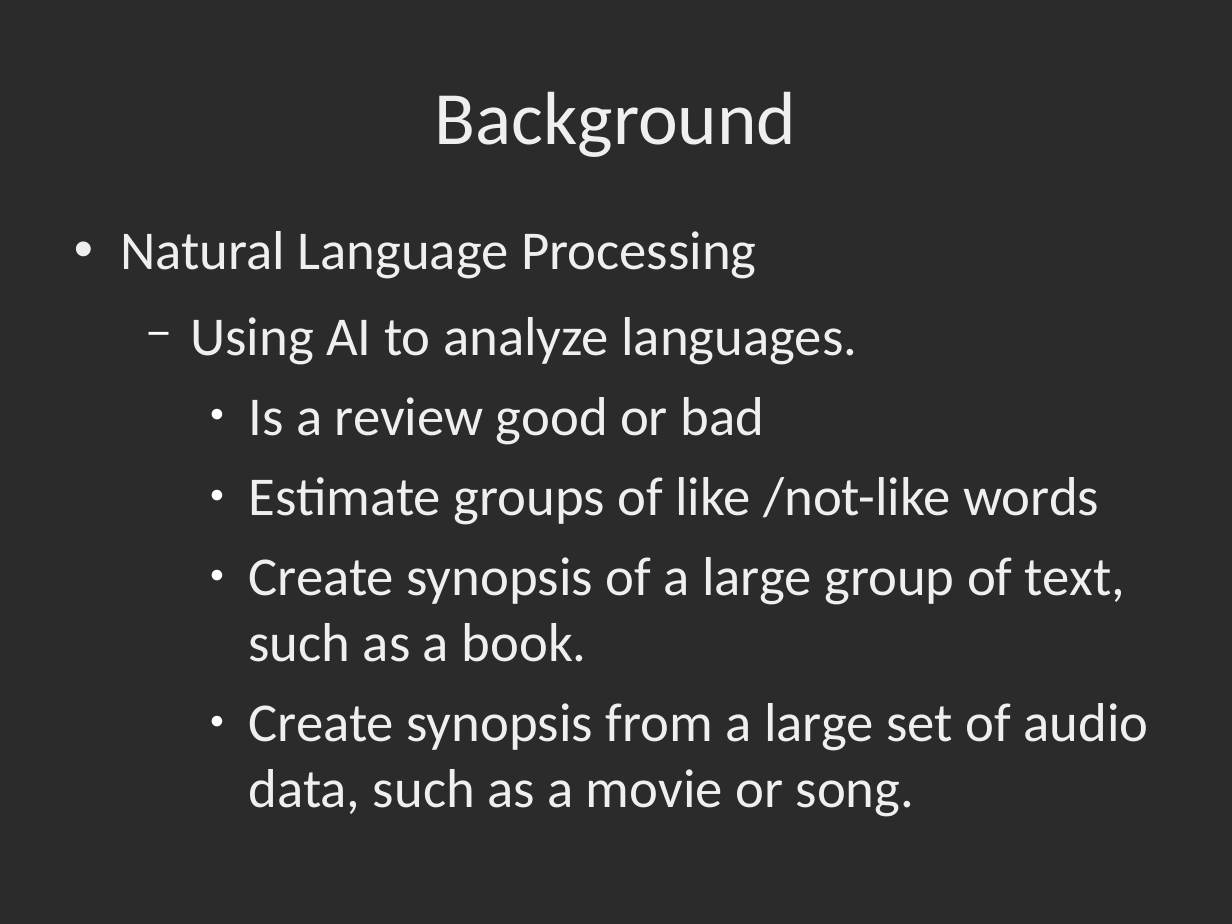
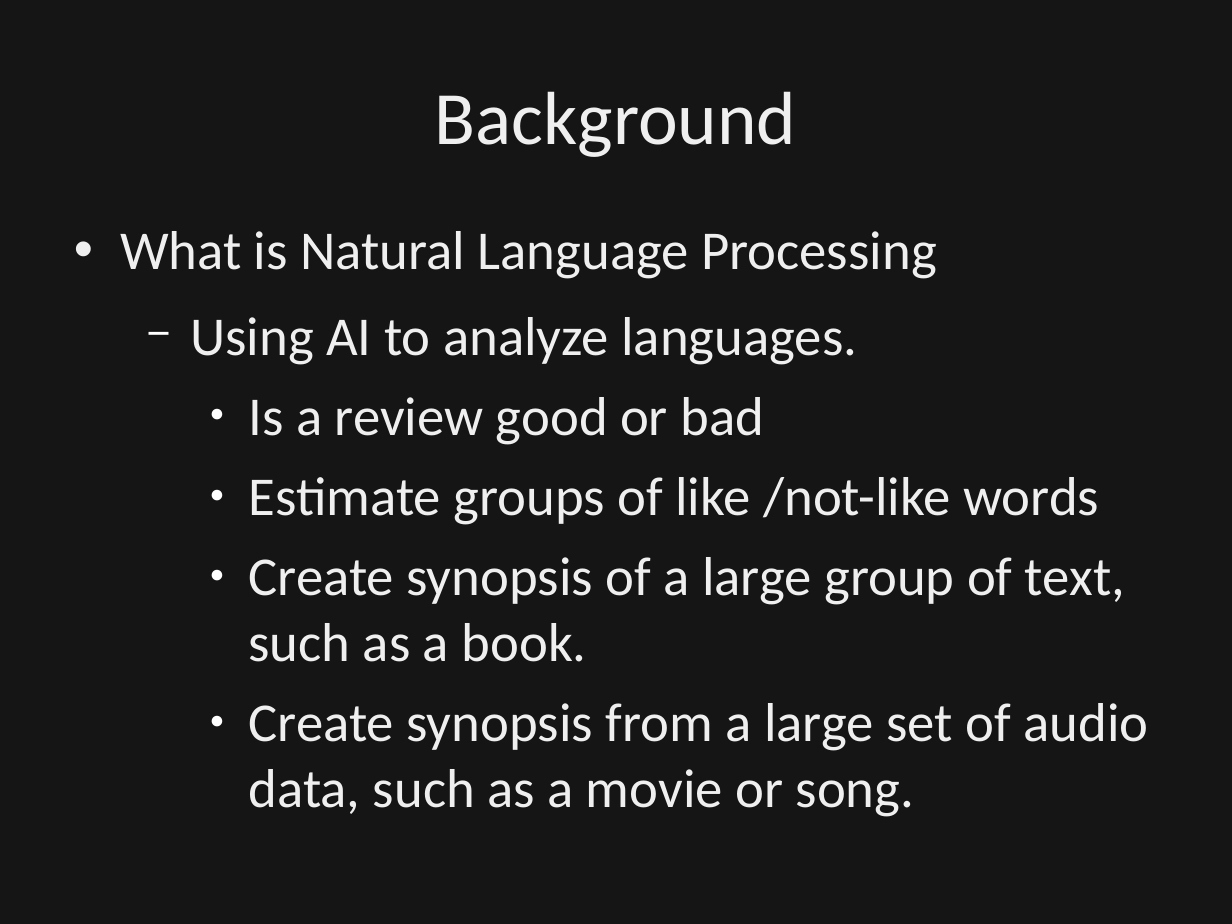
Before and after one commit to dbowmans46/PracticalProgramming, a slide deck: slide 4 of Session 7 - Python/Instructional Material/Session 7 - Python Brief Intro to NLP.odp (slide 3 before the commit). Drawn at 1232x924 pixels with LibreOffice and Linux fonts; fonts in the diff are those of the drawing; background and template pictures are left out; a plain dark background stands for a picture behind light text. Boxes give left, top, right and bottom in pixels: in the first picture for what was removed or moved away, otherwise in the second. Text is boxed around its words. In the diff, an @@ line names an element or a change of style, - is before the commit and + after.

Commit message:
Updated slides to include background for text preparation.  Added slides for in-class exercises for intro, tokenization, and stemming.  Added example book in raw text.

```diff
--- a/Session 7 - Python/Instructional Material/Session 7 - Python Brief Intro to NLP.odp
+++ b/Session 7 - Python/Instructional Material/Session 7 - Python Brief Intro to NLP.odp
@@ rectangle added at [0, 0, 1232, 924], fill #000000 at 50% opacity, outline #000000 0 pt @@
@@ text at [120, 231, 937, 279]: text changed @@
-• Natural Language Processing
+• What is Natural Language Processing
```
Also in this commit, not shown: 24 other slides changed, 8 slides added, 1 other file.
